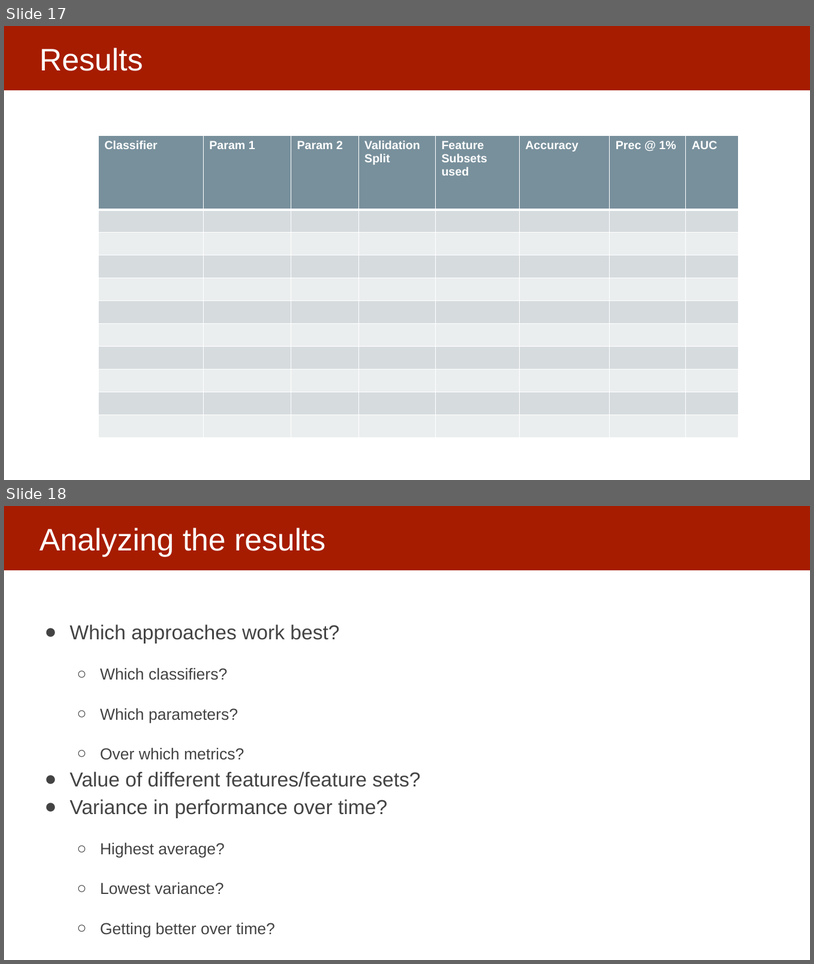
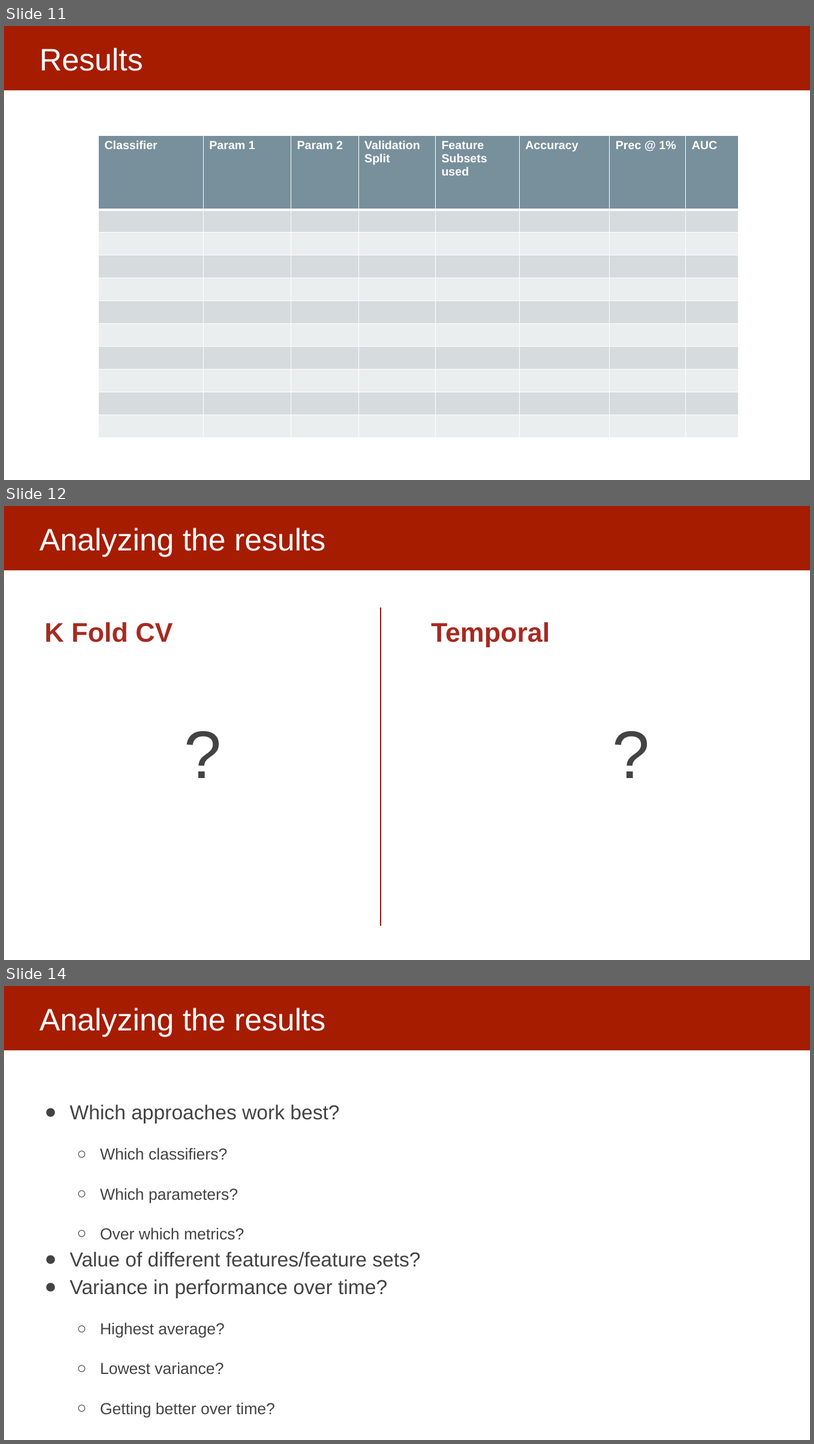
Before and after one commit to dssg/mlforpublicpolicylab, a slide deck: Lectures/15-ml-in-practice-and-model-selection-part-3.pptx. Shown one above the other, each under a label of ours: slides 17 and 18 before the commit, slides 11, 12 and 14 after it; the slides between them are not shown. The pictures are 814x964 and 814x1444 pixels, drawn with LibreOffice and Linux fonts; fonts in the diff are those of the drawing. Boxes give left, top, right and bottom in pixels: in the first picture for what was removed or moved away, otherwise in the second. Text is boxed around its words. In the diff, an @@ line names an element or a change of style, - is before the commit and + after.

```diff
--- a/Lectures/15-ml-in-practice-and-model-selection-part-3.pptx
+++ b/Lectures/15-ml-in-practice-and-model-selection-part-3.pptx
@@ slide 12 added at (4, 506, 810, 960), background #FFFFFF; not listed: 1 template element that a slide beside it also shows @@
@@ title added at (39, 528, 326, 557), 37 pt, text #FFFFFF @@
+Analyzing the results
@@ line added from (381, 607) to (381, 925), #811E17 1.5 pt @@
@@ text added at (45, 622, 173, 642), 32 pt, text #A62A21, bold @@
+K Fold CV
+?
@@ text added at (431, 622, 550, 647), 32 pt, text #A62A21, bold @@
+Temporal
+?
@@ what was slide 17 is now slide 11 @@
@@ what was slide 18 is now slide 14 @@
```
Also in this commit, not shown: 5 slides changed, 6 other slides added, 9 slides removed.
